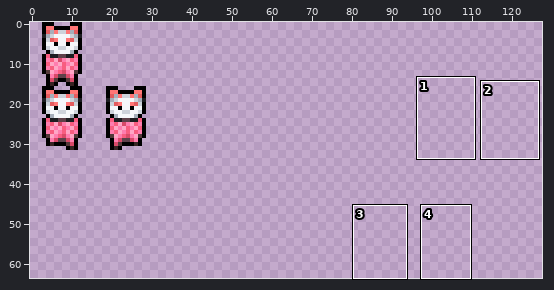
Two states of a sprite sheet, Assets/Sprites/kitsune.png. Above, an overview of the earlier version with the close-up marked.
Close-up. Before the edit:
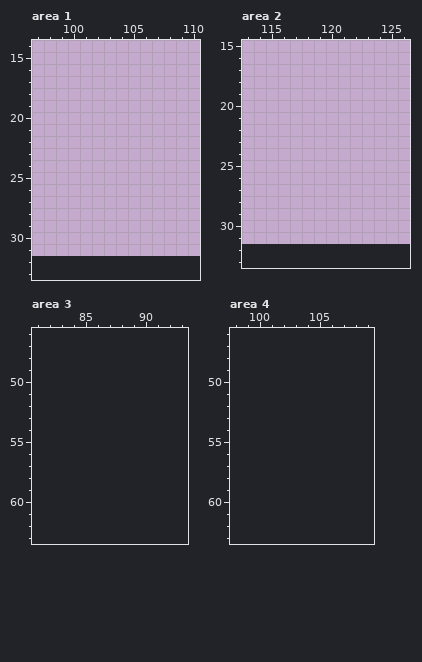
The file is 128x32 pixels. Colours within 5 levels of each other are drawn and written as one. Shown: area 1: x 97..110, y 14..33; area 2: x 113..126, y 15..33; area 3: x 81..93, y 46..63; area 4: x 98..109, y 46..63. The old version is drawn lined up with the new one, on the new canvas. The commit also changed other parts of the picture, which this record leaves out.
Palette (. is transparent): 
Once edited:
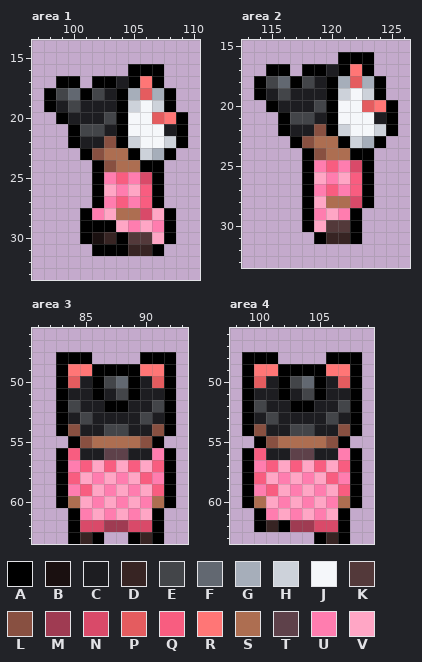
Colours new in this view: A #000000  B #1a1010  C #1d1d21  D #372423  E #434549  F #626871  G #a6aeba  H #cdd2da  J #f5f7fa  K #53393a  L #885041  M #9f3b52  N #d94a69  P #e45c5f  Q #f85d80  R #ff7676  S #ad6e51  T #5e414a  U #ff7daf  V #ffa6c5
The exact change:
{"change": "canvas 128x32 -> 128x64"}
{"where": "area 1"}
{"y":16,"x":105,"old":"...","new":"AAA"}
{"y":17,"x":99,"old":"..","new":"AA"}
{"y":17,"x":102,"old":"......","new":"AACARA"}
{"y":18,"x":98,"old":"...........","new":"AEFAECAGPGA"}
{"y":19,"x":98,"old":"...........","new":"ACECCCAHJHA"}
{"y":20,"x":99,"old":"...........","new":"ACCCEAJJPRA"}
{"y":21,"x":100,"old":"..........","new":"AEECAJJJCA"}
{"y":22,"x":100,"old":"..........","new":"ACCLAHJJHA"}
{"y":23,"x":101,"old":"........","new":"ALSSAHGA"}
{"y":24,"x":102,"old":"......","new":"ALSSAA"}
{"y":25,"x":102,"old":"......","new":"AUQUNA"}
{"y":26,"x":102,"old":"......","new":"AVUVQA"}
{"y":27,"x":102,"old":"......","new":"AUQUQA"}
{"y":28,"x":101,"old":"........","new":"AUVSSNVA"}
{"y":29,"x":101,"old":"........","new":"AAAVUVUA"}
{"y":30,"x":101,"old":"........","new":"ABDAKKVA"}
{"y":31,"x":102,"old":"......","new":"AAADDA"}
{"where": "area 2"}
{"y":16,"x":121,"old":"...","new":"AAA"}
{"y":17,"x":115,"old":"..","new":"AA"}
{"y":17,"x":118,"old":"......","new":"AACARA"}
{"y":18,"x":114,"old":"...........","new":"AEFAECAGPGA"}
{"y":19,"x":114,"old":"...........","new":"ACECCCAHJHA"}
{"y":20,"x":115,"old":"...........","new":"ACCCEAJJPRA"}
{"y":21,"x":116,"old":"..........","new":"AEECAJJJCA"}
{"y":22,"x":116,"old":"..........","new":"ACCLAHJJHA"}
{"y":23,"x":117,"old":"........","new":"ALSSAHGA"}
{"y":24,"x":118,"old":"......","new":"ALSSAA"}
{"y":25,"x":118,"old":"......","new":"AUQUNA"}
{"y":26,"x":118,"old":"......","new":"AVUVQA"}
{"y":27,"x":118,"old":"......","new":"AUQUQA"}
{"y":28,"x":118,"old":"......","new":"AVSSNA"}
{"y":29,"x":118,"old":".....","new":"AUVUA"}
{"y":30,"x":118,"old":".....","new":"AVKKA"}
{"y":31,"x":119,"old":"....","new":"ADDA"}
{"where": "area 3"}
{"y":48,"x":83,"old":"...","new":"AAA"}
{"y":48,"x":90,"old":"...","new":"AAA"}
{"y":49,"x":83,"old":"..........","new":"ARRAAAARRA"}
{"y":50,"x":83,"old":"..........","new":"APCAEFACPA"}
{"y":51,"x":83,"old":"..........","new":"ACCACEACCA"}
{"y":52,"x":83,"old":"..........","new":"AECCAACCEA"}
{"y":53,"x":83,"old":"..........","new":"ACECCCCECA"}
{"y":54,"x":83,"old":"..........","new":"ALCCEECCLA"}
{"y":55,"x":84,"old":"........","new":"ALSSSSLA"}
{"y":56,"x":83,"old":"..........","new":"AQCCTTCCUA"}
{"y":57,"x":83,"old":"..........","new":"AUQVQVQVQA"}
{"y":58,"x":83,"old":"..........","new":"AQVUVUVQUA"}
{"y":59,"x":83,"old":"..........","new":"AUQVUVUVQA"}
{"y":60,"x":83,"old":"..........","new":"ASVUVUVUSA"}
{"y":61,"x":84,"old":"........","new":"AUVUVUVA"}
{"y":62,"x":84,"old":"........","new":"ANNMMNNA"}
{"y":63,"x":84,"old":"...","new":"ADA"}
{"y":63,"x":89,"old":"...","new":"ADA"}
{"where": "area 4"}
{"y":48,"x":99,"old":"...","new":"AAA"}
{"y":48,"x":106,"old":"...","new":"AAA"}
{"y":49,"x":99,"old":"..........","new":"ARRAAAARRA"}
{"y":50,"x":99,"old":"..........","new":"APCAEFACPA"}
{"y":51,"x":99,"old":"..........","new":"ACCACEACCA"}
{"y":52,"x":99,"old":"..........","new":"AECCAACCEA"}
{"y":53,"x":99,"old":"..........","new":"ACECCCCECA"}
{"y":54,"x":99,"old":"..........","new":"ALCCEECCLA"}
{"y":55,"x":100,"old":"........","new":"ALSSSSLA"}
{"y":56,"x":99,"old":"..........","new":"AQCCTTCCUA"}
{"y":57,"x":99,"old":"..........","new":"AUQVQVQVQA"}
{"y":58,"x":99,"old":"..........","new":"AQVUVUVQUA"}
{"y":59,"x":99,"old":"..........","new":"AUQVUVUVQA"}
{"y":60,"x":99,"old":"..........","new":"ASVUVUVUSA"}
{"y":61,"x":100,"old":"........","new":"AUVUVUVA"}
{"y":62,"x":100,"old":"........","new":"ADAMMNNA"}
{"y":63,"x":105,"old":"...","new":"ADA"}
{"label":"added","picture_box":[44,64,188,256]}
{"label":"added","picture_box":[254,52,398,244]}
{"label":"added","picture_box":[56,352,176,544]}
{"label":"added","picture_box":[242,352,362,544]}
